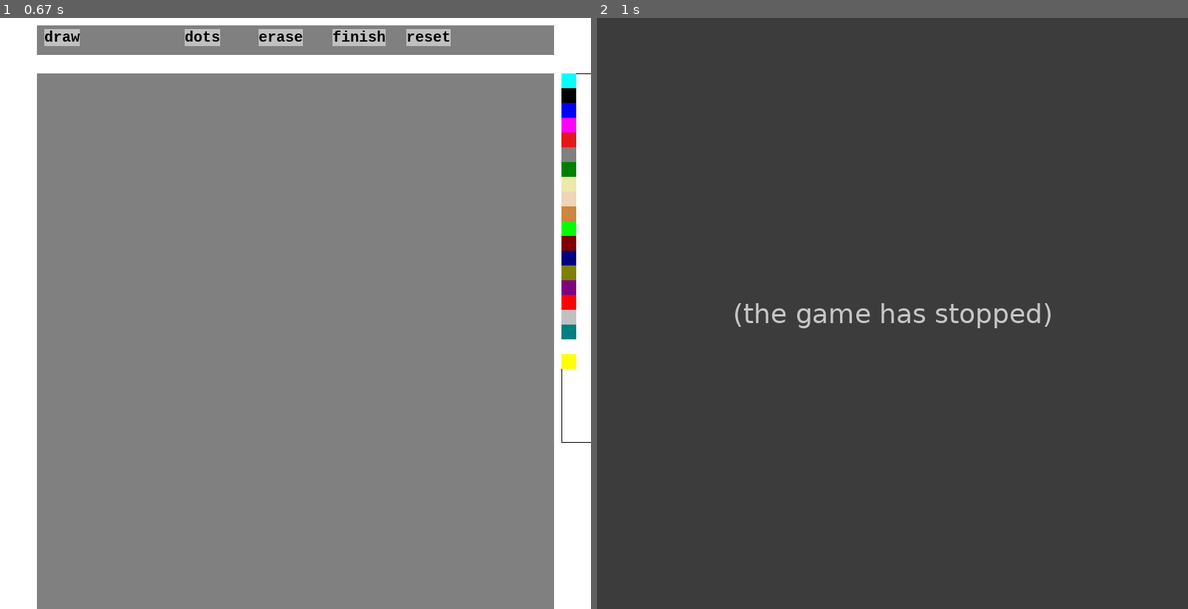
Above: before the commit, frames 1-2 (left to right).
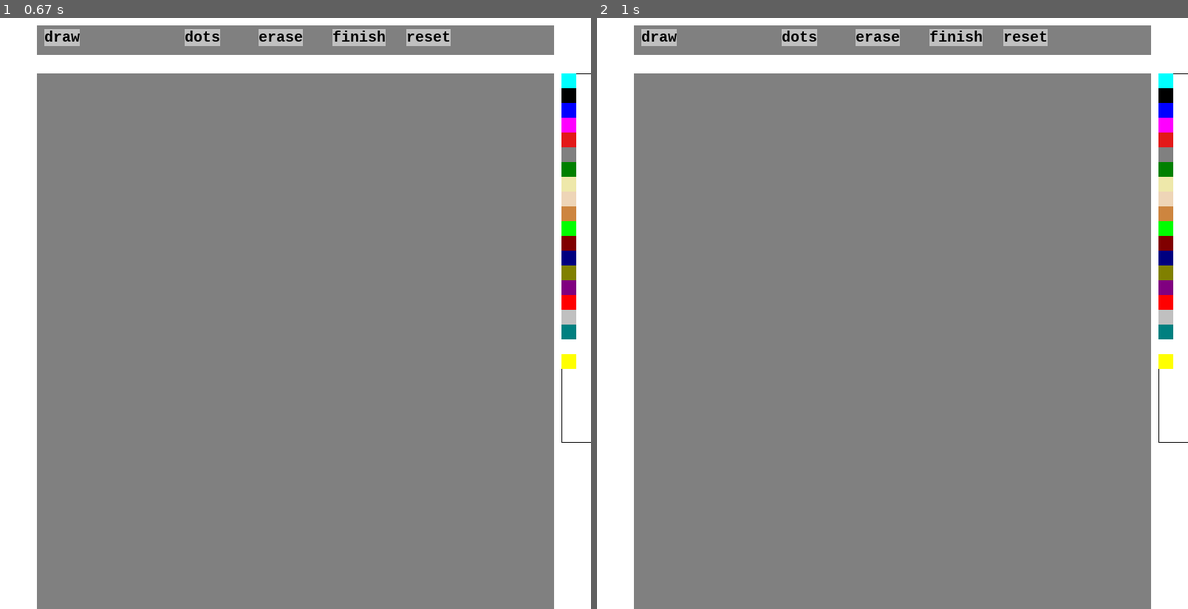
Above: after the commit, the same moments.

Repository: brownbytes/pythonprograms
Game: pygame game, started from pixel_canvas_v3.py
Same seed, same stepped clock (60 frames per second), same inputs: the game is played once before the commit and once after it. The source is Python 2; it was converted automatically to run under Python 3.
Inputs (mouse positions are in pixels of both pictures, inside the frame that each line leads up to):
- Up to frame 1 (0.67 s): click (295, 41) at 0.38 s
- Up to frame 2 (1 s): click (892, 354) at 0.72 s

Frame 1 is identical in both runs. In frame 2, 100% of the frame differs, in the area x 0-100%, y 0-100%.
Error before the commit: KeyError: 1198 (pixel_canvas_v3.py line 218); the game stopped at 0.72 s (later frames are placeholders)

Commit message:
Update pixel_canvas_v3.py

Diff:
--- a/pixel_canvas_v3.py
+++ b/pixel_canvas_v3.py
@@ -215,7 +215,8 @@
                 elif action == 'ERASE':
                     print "in erase"
                     self. erase_pixie(canvas.canvas,corner)
-                    del(color_map[ID]) # else s reside of colored dots is left behind on the canvas
+                    if ID in color_map.keys():
+                       del(color_map[ID]) # else s reside of colored dots is left behind on the canvas
 
 def main():
     pygame.init()
